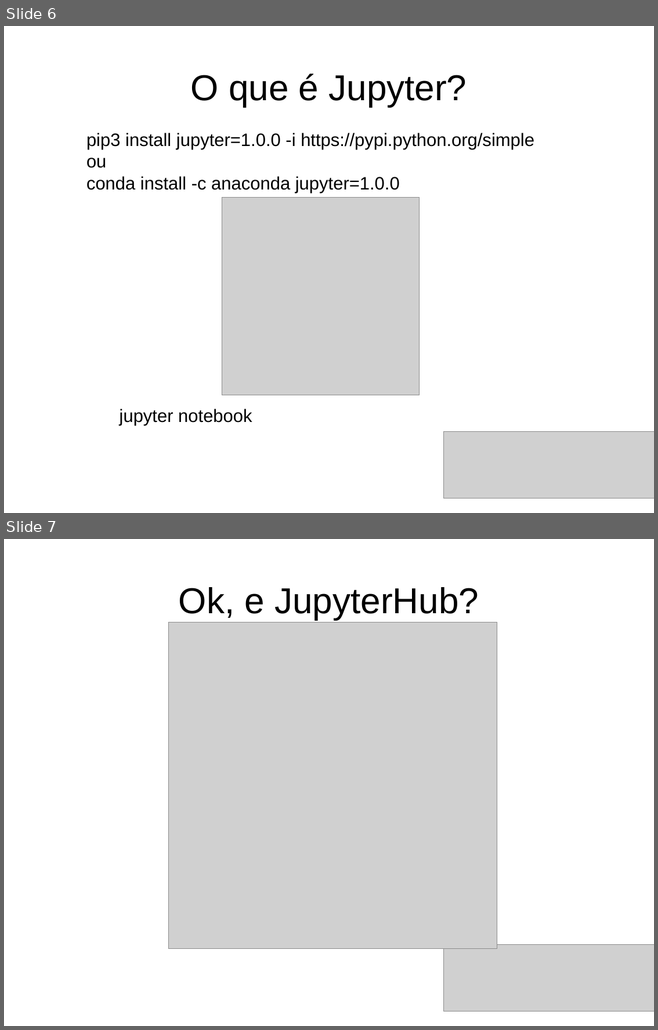
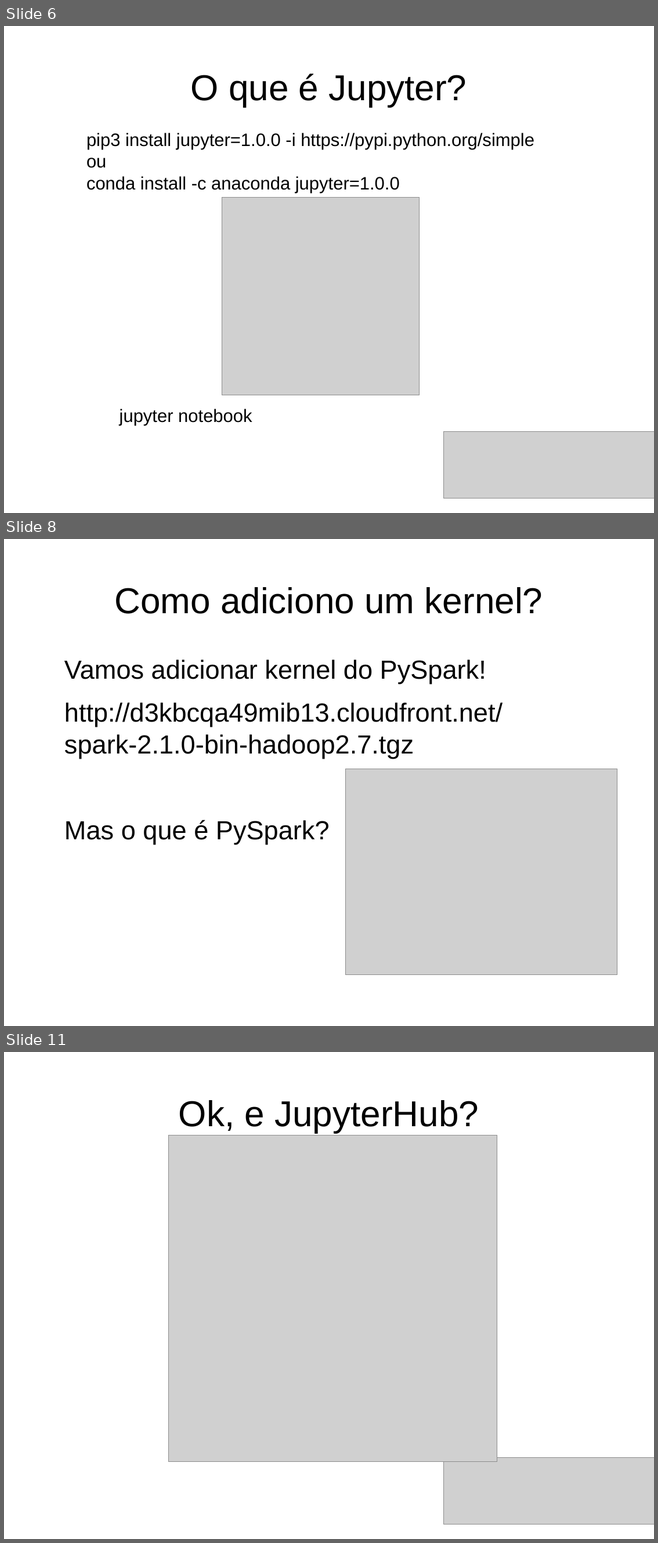
Before and after one commit to dmvieira/tutorial-jupyter-pyspark, a slide deck: tutorial.odp. Shown one above the other, each under a label of ours: slides 6 and 7 before the commit, slides 6, 8 and 11 after it; the slides between them are not shown. The pictures are 658x1030 and 658x1543 pixels, drawn with LibreOffice and Linux fonts; fonts in the diff are those of the drawing; grey boxes stand for pictures. Boxes give left, top, right and bottom in pixels: in the first picture for what was removed or moved away, otherwise in the second. Text is boxed around its words. In the diff, an @@ line names an element or a change of style, - is before the commit and + after.

```diff
--- a/tutorial.odp
+++ b/tutorial.odp
@@ slide 8 added at box(4, 539, 654, 1026), background #FFFFFF @@
@@ title added at box(114, 587, 543, 614), 44 pt, text #000000 @@
+Como adiciono um kernel?
@@ text added at box(64, 660, 502, 845), 32 pt, text #000000 @@
+Vamos adicionar kernel do PySpark!
+http://d3kbcqa49mib13.cloudfront.net/spark-2.1.0-bin-hadoop2.7.tgz
+Mas o que é PySpark?
@@ picture added at box(345, 769, 617, 975) @@
@@ what was slide 7 is now slide 11 @@
```
Also in this commit, not shown: 3 slides changed, 3 other slides added, 1 other file.
